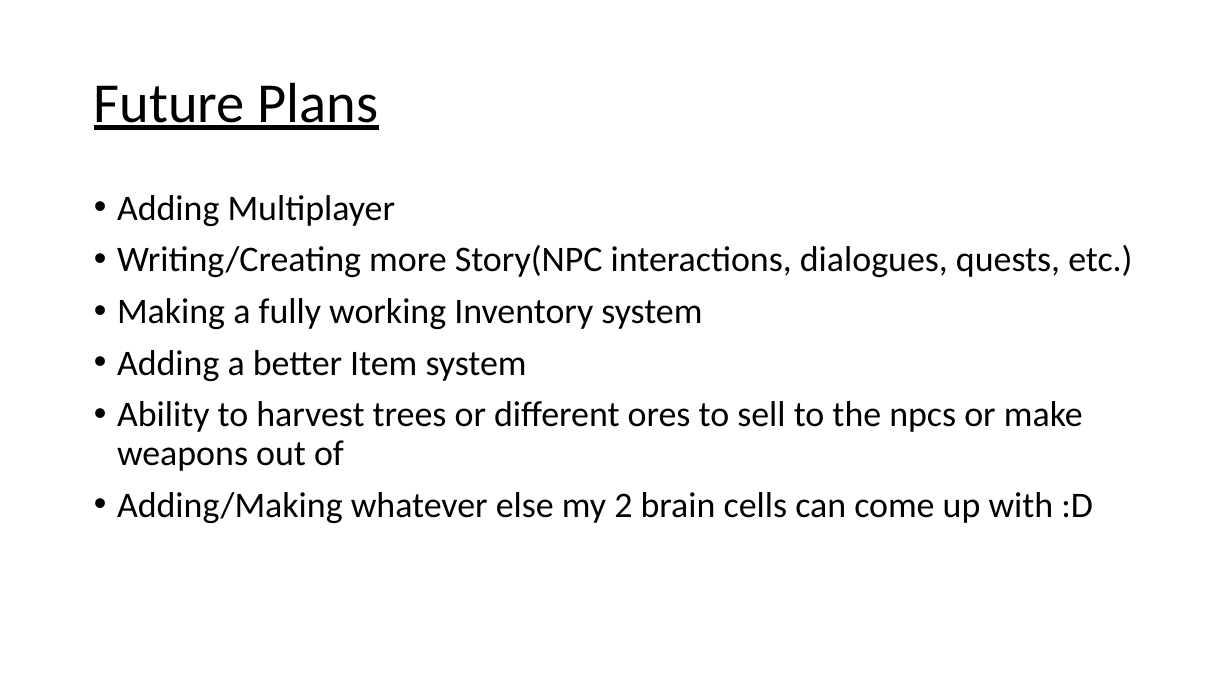
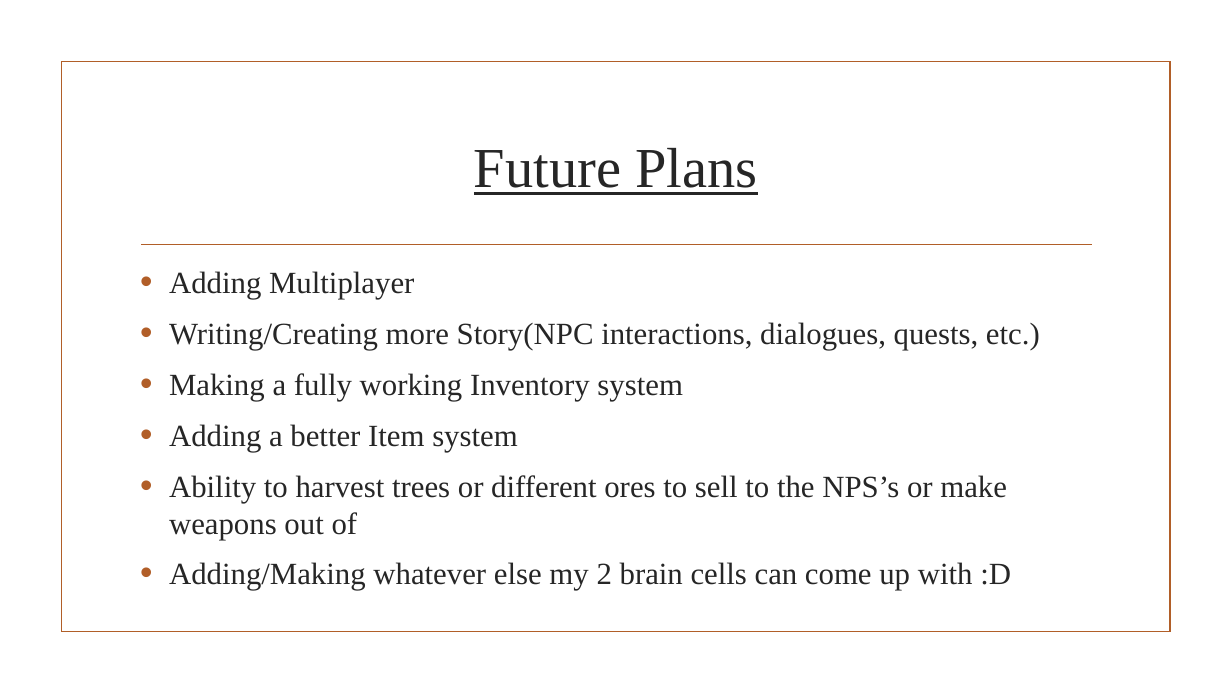
Before and after one commit to Niteh0wk/TheTalesOfGodric, a slide deck: slide 9 of TheTalesOfGodric.pptx (slide 7 before the commit). Drawn at 1232x693 pixels with LibreOffice and Linux fonts; fonts in the diff are those of the drawing; background and template pictures are left out. Boxes give left, top, right and bottom in pixels: in the first picture for what was removed or moved away, otherwise in the second. Text is boxed around its words. In the diff, an @@ line names an element or a change of style, - is before the commit and + after.

```diff
--- a/TheTalesOfGodric.pptx
+++ b/TheTalesOfGodric.pptx
@@ rectangle added at (x1=61, y1=62, x2=1170, y2=632), outline #B15E28 1.25 pt @@
@@ title "Future Plans" moved from (x1=94, y1=82, x2=379, y2=130) to (x1=474, y1=148, x2=757, y2=195) @@
@@ title "Future Plans" at (x1=474, y1=148, x2=757, y2=195): font Calibri to Times New Roman, text colour #000000 to #262626; alignment left to centre; line spacing 0.9 to 1 @@
@@ text "Adding Multiplayer" moved from (x1=117, y1=195, x2=1132, y2=523) to (x1=169, y1=271, x2=1040, y2=590) @@
@@ line added from (141, 245) to (1092, 245), #B15E28 1.25 pt @@
@@ text at (x1=169, y1=271, x2=1040, y2=590): size 28 to 24 pt, font Calibri to Times New Roman, text colour #000000 to #262626 in "Adding Multiplayer", "Writing/Creating more Story(NPC interactions, dialogues, que ...", "Making a fully working Inventory system", "Adding a better Item system" and 1 more places; indent changed; line spacing 0.9 to 1 @@
@@ text at (x1=169, y1=475, x2=1007, y2=540): text changed; size 28 to 24 pt; font Calibri to Times New Roman; text colour #000000 to #262626 @@
-• Ability to harvest trees or different ores to sell to the npcs or make weapons out of
+• Ability to harvest trees or different ores to sell to the NPS’s or make weapons out of
```
Also in this commit, not shown: 7 other slides changed, 2 slides added, 2 other files.
